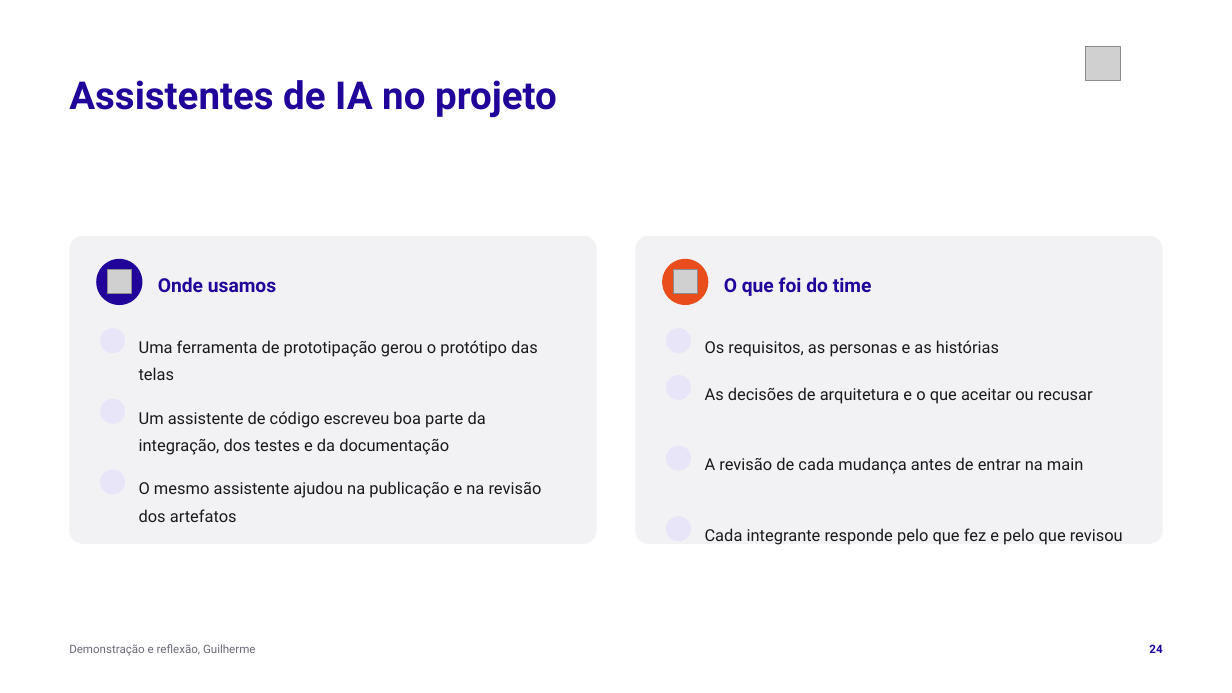
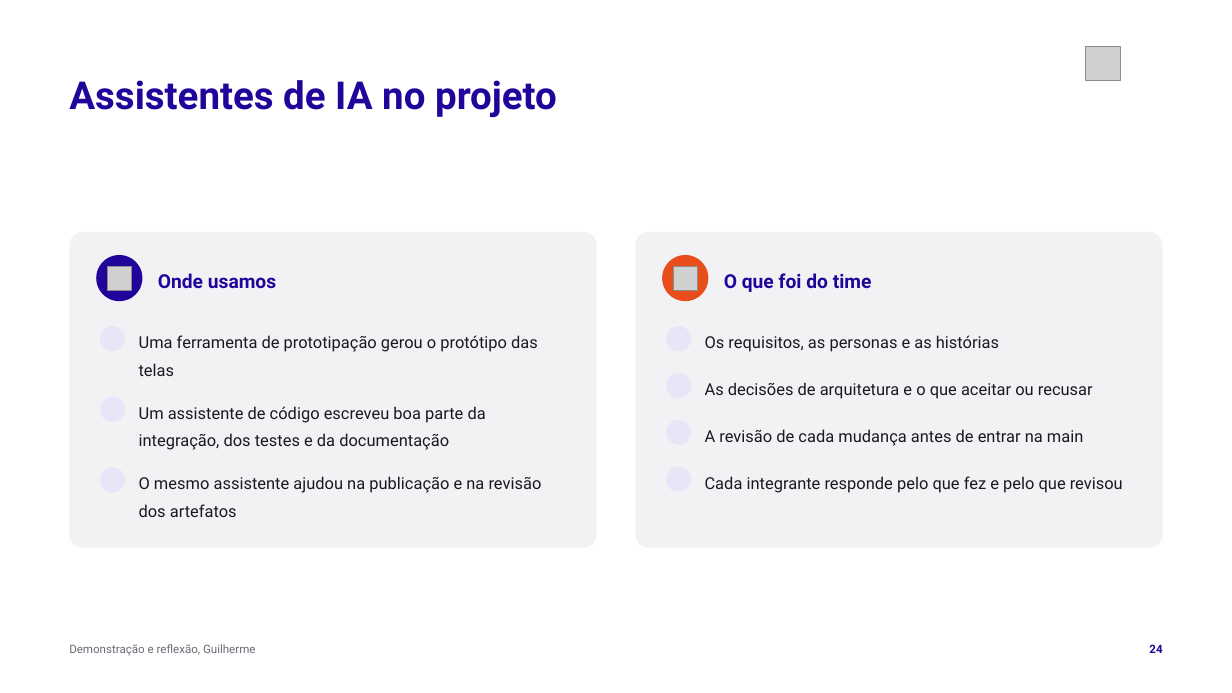
Before and after one commit to tcpassos/invite-app, a slide deck: slide 24 of trabalhos/T4-Pitch-Final.pptx. Drawn at 1232x693 pixels with LibreOffice and Linux fonts; fonts in the diff are those of the drawing; grey boxes stand for pictures; background and template pictures are left out. Boxes give left, top, right and bottom in pixels: in the first picture for what was removed or moved away, otherwise in the second. Text is boxed around its words. In the diff, an @@ line names an element or a change of style, - is before the commit and + after.

```diff
--- a/trabalhos/T4-Pitch-Final.pptx
+++ b/trabalhos/T4-Pitch-Final.pptx
@@ rounded rectangle: place and size @@
-rounded rectangle at bbox=[69, 236, 597, 543]
+rounded rectangle at bbox=[69, 232, 597, 548]
@@ rounded rectangle at bbox=[69, 232, 597, 548]: proportions changed @@
@@ rounded rectangle at bbox=[636, 232, 1164, 548]: proportions changed @@
@@ rounded rectangle: place and size @@
-rounded rectangle at bbox=[636, 236, 1164, 543]
+rounded rectangle at bbox=[636, 232, 1164, 548]
@@ 7 texts, 2 pictures, 2 ellipses: place and size @@
-7 texts, 2 pictures, 2 ellipses at bbox=[96, 259, 1093, 522]
+7 texts, 2 pictures, 2 ellipses at bbox=[96, 255, 1093, 517]
@@ text "A revisão de cada mudança ...": place and size @@
-text "A revisão de cada mudança ..." at bbox=[705, 457, 1083, 474]
+text "A revisão de cada mudança ..." at bbox=[705, 429, 1083, 446]
@@ text "Cada integrante responde pelo que ...": place and size @@
-text "Cada integrante responde pelo que ..." at bbox=[705, 528, 1123, 545]
+text "Cada integrante responde pelo que ..." at bbox=[705, 476, 1123, 493]
```
Also in this commit, not shown: 12 other slides changed, 7 other files.
